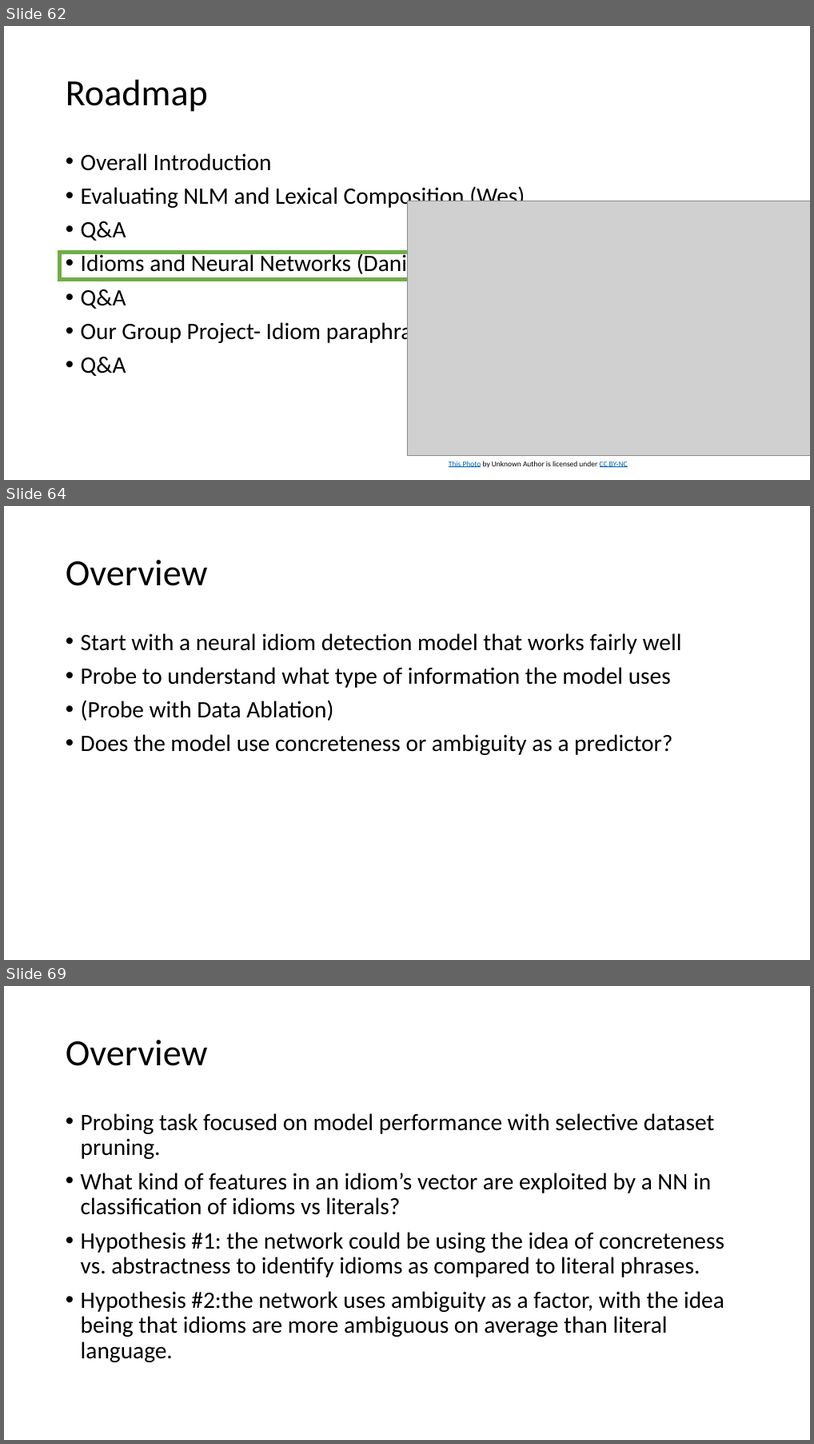
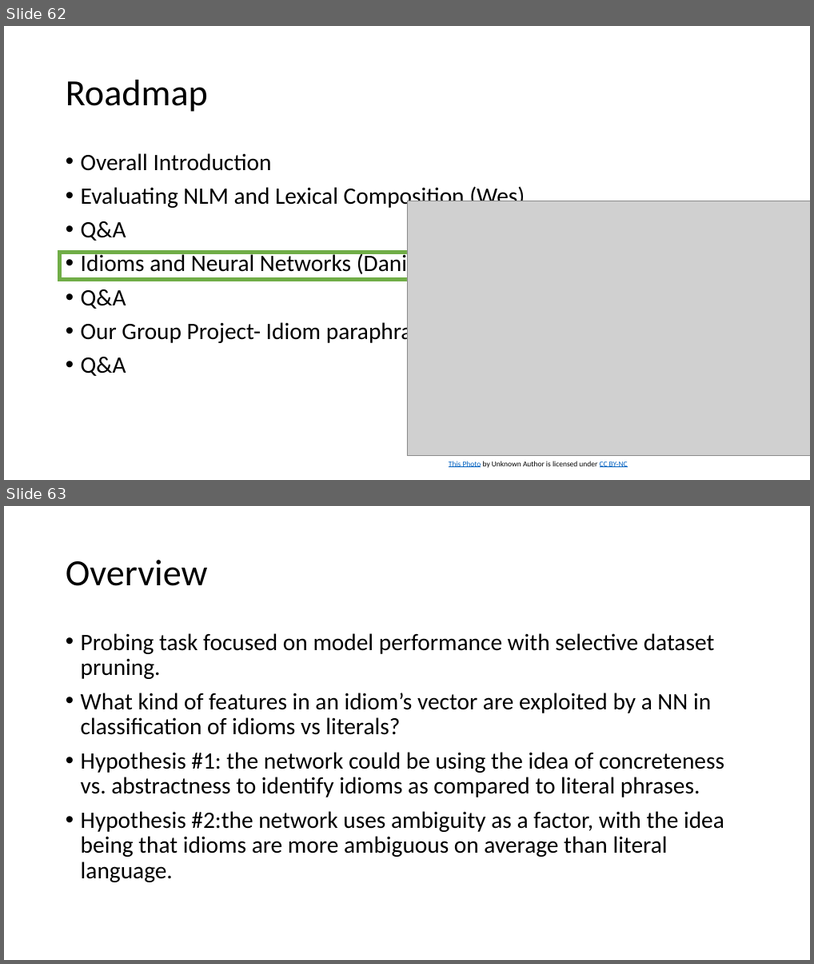
Before and after one commit to spacemanidol/AnalyzingNeuralLanguageModelsGroup1, a slide deck: PaperPresentation02202020.pptx. Shown one above the other, each under a label of ours: slides 62, 64 and 69 before the commit, slides 62 and 63 after it; the slides between them are not shown. The pictures are 814x1444 and 814x964 pixels, drawn with LibreOffice and Linux fonts; fonts in the diff are those of the drawing; grey boxes stand for pictures. Boxes give left, top, right and bottom in pixels: in the first picture for what was removed or moved away, otherwise in the second. Text is boxed around its words. In the diff, an @@ line names an element or a change of style, - is before the commit and + after.

Commit message:
Update PaperPresentation02202020.pptx
Removed the placeholder slides about the idiom paper.

```diff
--- a/PaperPresentation02202020.pptx
+++ b/PaperPresentation02202020.pptx
@@ slide 64 removed at (4,506,810,960), background #FFFFFF @@
@@ title removed at (66,560,208,586) @@
-Overview
@@ text removed at (81,633,682,755) @@
-• Start with a neural idiom detection model that works fairly well
-• Probe to understand what type of information the model uses
-• (Probe with Data Ablation)
-• Does the model use concreteness or ambiguity as a predictor?
@@ what was slide 69 is now slide 63 @@
```
Also in this commit, not shown: 3 slides changed, 6 other slides removed.
